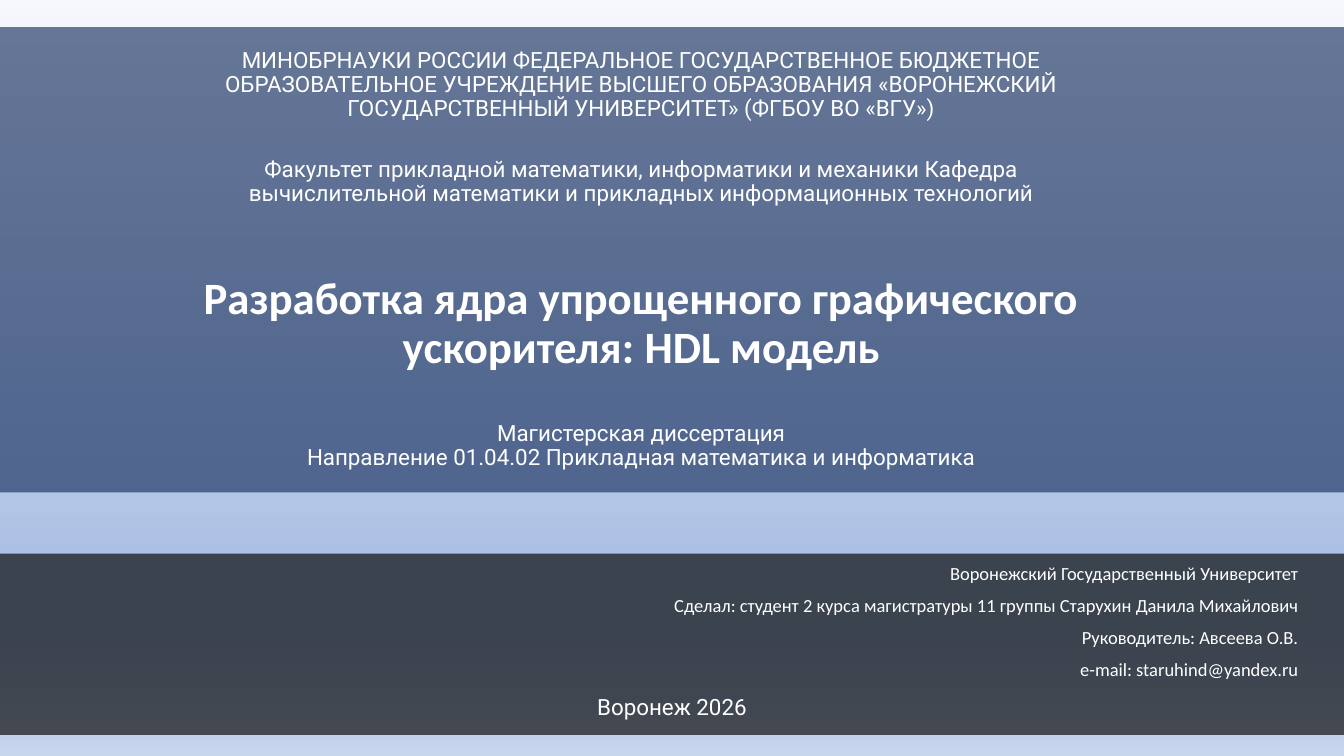
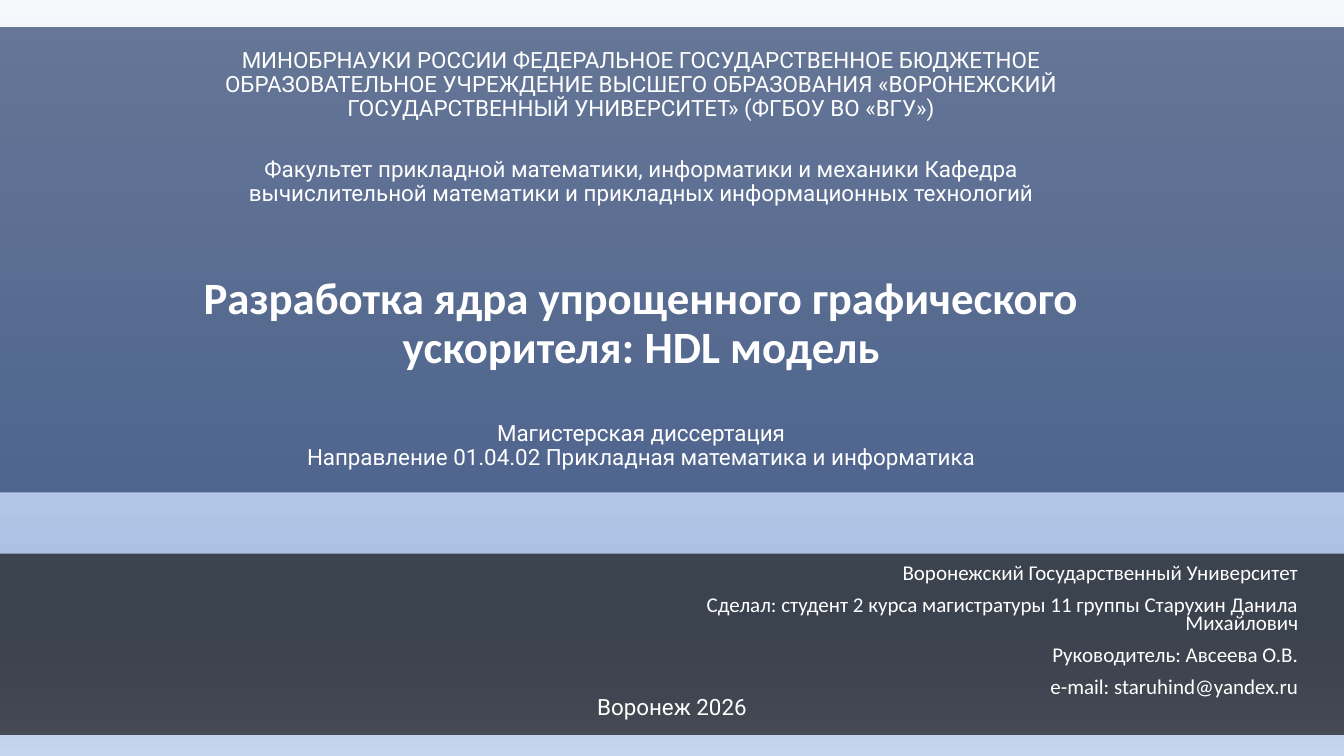
Before and after one commit to HaMeNopeDiot/hardware_gpu, a slide deck: slide 1 of docs/starukhin_dissertation/magister_pres.pptx. Drawn at 1344x756 pixels with LibreOffice and Linux fonts; fonts in the diff are those of the drawing. Boxes give left, top, right and bottom in pixels: in the first picture for what was removed or moved away, otherwise in the second. Text is boxed around its words. In the diff, an @@ line names an element or a change of style, - is before the commit and + after.

```diff
--- a/docs/starukhin_dissertation/magister_pres.pptx
+++ b/docs/starukhin_dissertation/magister_pres.pptx
@@ subtitle "Воронежский Государственный Университет" at <box>707,566,1298,698</box>: size 13.2 to 15 pt; line spacing 0.81 to 0.71 @@
```
Also in this commit, not shown: 5 other slides changed, 8 other files.
